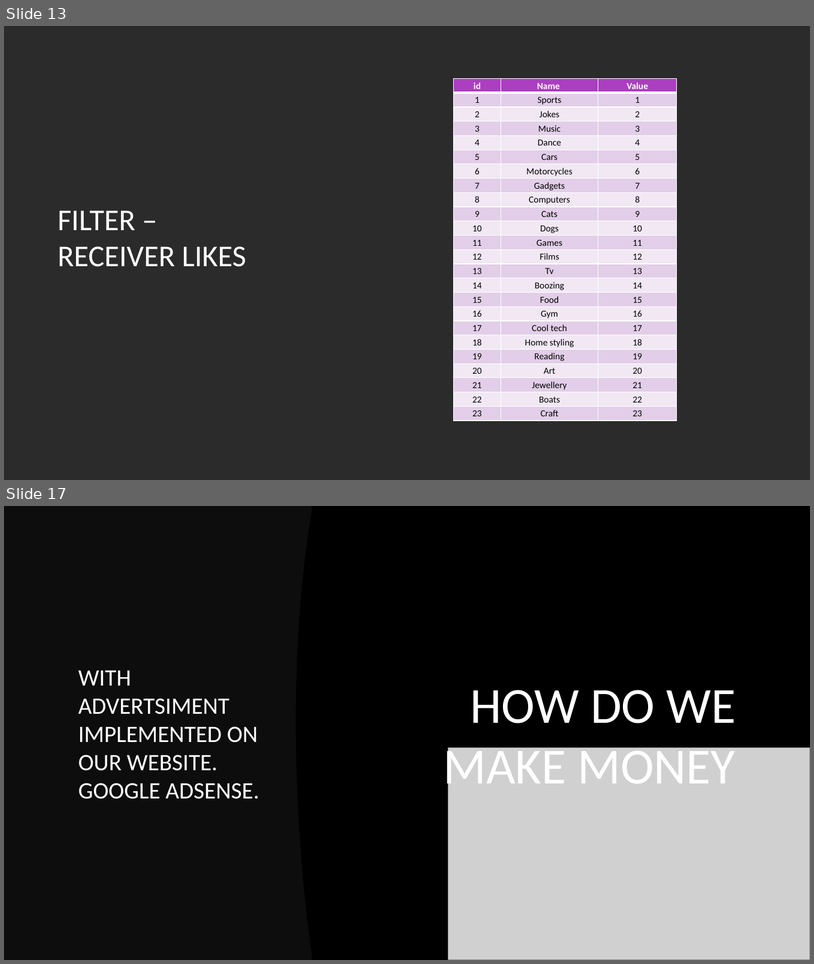
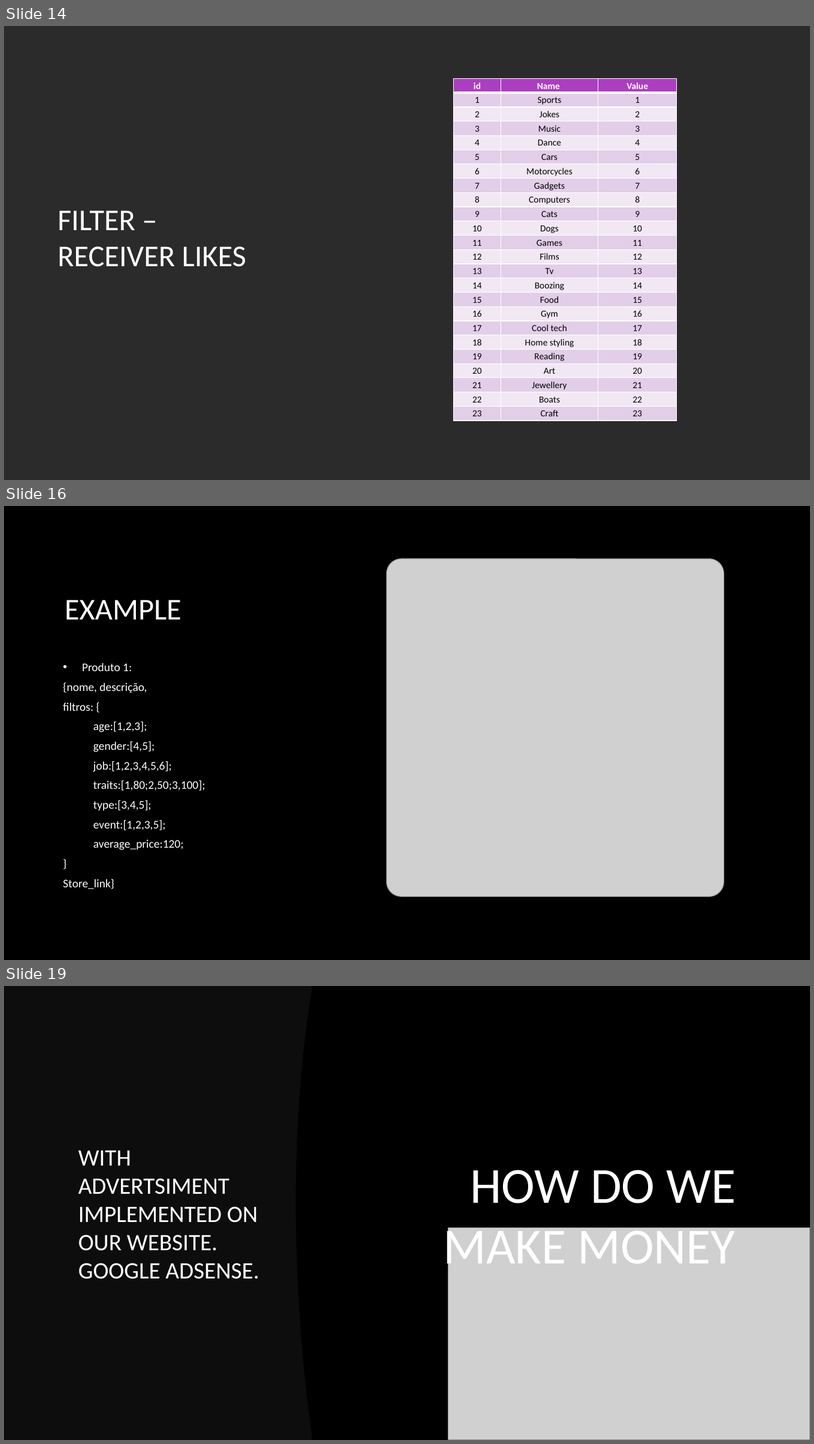
Before and after one commit to lmaia-22/gift_finder, a slide deck: DOCS/gift-finder.pptx. Shown one above the other, each under a label of ours: slides 13 and 17 before the commit, slides 14, 16 and 19 after it; the slides between them are not shown. The pictures are 814x964 and 814x1444 pixels, drawn with LibreOffice and Linux fonts; fonts in the diff are those of the drawing; grey boxes stand for pictures; background and template pictures are left out; a plain dark background stands for a picture behind light text. Boxes give left, top, right and bottom in pixels: in the first picture for what was removed or moved away, otherwise in the second. Text is boxed around its words. In the diff, an @@ line names an element or a change of style, - is before the commit and + after.

```diff
--- a/DOCS/gift-finder.pptx
+++ b/DOCS/gift-finder.pptx
@@ slide 16 added at bbox=[4, 506, 810, 960], background picture (left out) @@
@@ picture added at bbox=[387, 559, 725, 896] @@
@@ title added at bbox=[65, 600, 182, 619], 36 pt, text #FFFFFF @@
+EXAMPLE
@@ text added at bbox=[63, 663, 206, 889], 13.9 pt, text #FFFFFF @@
+• Produto 1:
+{nome, descrição,
+filtros: {
+age:[1,2,3];
+gender:[4,5];
+job:[1,2,3,4,5,6];
+traits:[1,80;2,50;3,100];
+type:[3,4,5];
+event:[1,2,3,5];
+average_price:120;
+}
+Store_link}
@@ what was slide 13 is now slide 14 @@
@@ what was slide 17 is now slide 19 @@
```
Also in this commit, not shown: 11 slides changed, 2 other slides added, 1 slide removed, 1 other file.
